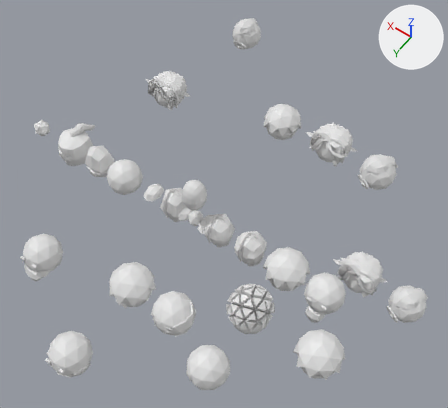
One commit to the Blender file Models/Blend/NewPlayer.blend: the scene before it, then after it.
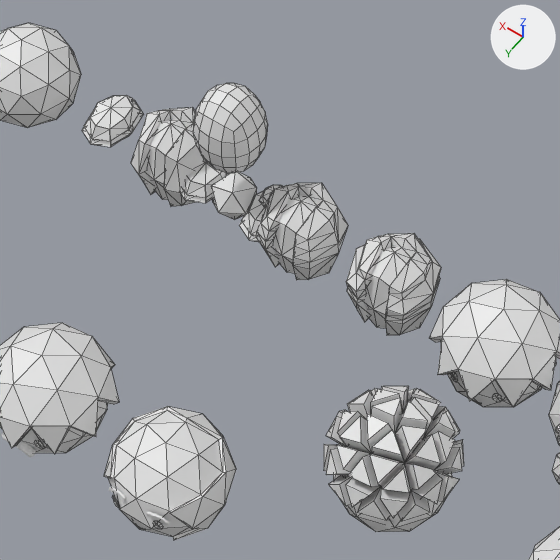
The first picture shows the older version from a 50 mm lens placed at (-11.9, 14.2, 24.7), pointed at (-0.2, -2.2, -1.0). The close-ups show both versions on the part from 26% to 69% of the width and 37% to 84% of the height of that picture; other places that the commit changed are outside them. Lighting does not change. The marker at upper right points along +X, +Y and +Z. The close-ups show mesh edges as thin lines.
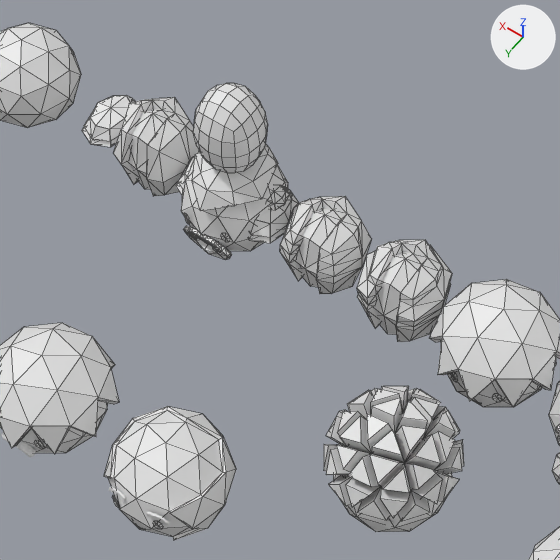
Boxes (x1, y1, x2, y2) around the edits, measured in the close-ups (560 x 560 px):
'Cube.001', moved: before (256, 183, 348, 280); after (280, 196, 372, 294)
'Cube.027', moved: before (346, 233, 441, 335); after (357, 240, 452, 342)
'Cube.037', added: after (181, 143, 288, 259)
'Cube.005', moved: before (131, 107, 206, 207); after (113, 97, 199, 196)
'GenericHand', unchanged, covered by the edit: before (211, 172, 257, 219)

What changed in the scene script:
```text
Add me_cube_018:
    me_cube_018.from_pydata(...)  # 190 vertices, 317 faces, 5 loose edges; spans x -0.83..0.89, y -0.82..0.82, z -0.76..0.92
Change ob_cube_027:
    ob_cube_027.location: (-3.24, 0.0, 0.0) -> (-3.45, 0.0, 0.0)
Change ob_cube_001:
    ob_cube_001.location: (-1.4, 0.0, 0.0) -> (-1.88, 0.0, 0.0)
Change ob_cube_005:
    ob_cube_005.location: (1.31, 0.0, 0.0) -> (1.7, 0.0, 0.0)
Add ob_cube_037:
    ob_cube_037 = bpy.data.objects.new('Cube.037', me_cube_018)
    ob_cube_037.location = (0.0, 0.05, 0.0)
    ob_cube_037.rotation_euler = (0.0, 0.0, 3.142)  # degrees (0, 0, 180)
    ob_cube_037.scale = (1.06, 1.19, 1.25)
    _m = ob_cube_037.modifiers.new('Triangulate', 'TRIANGULATE')
```
